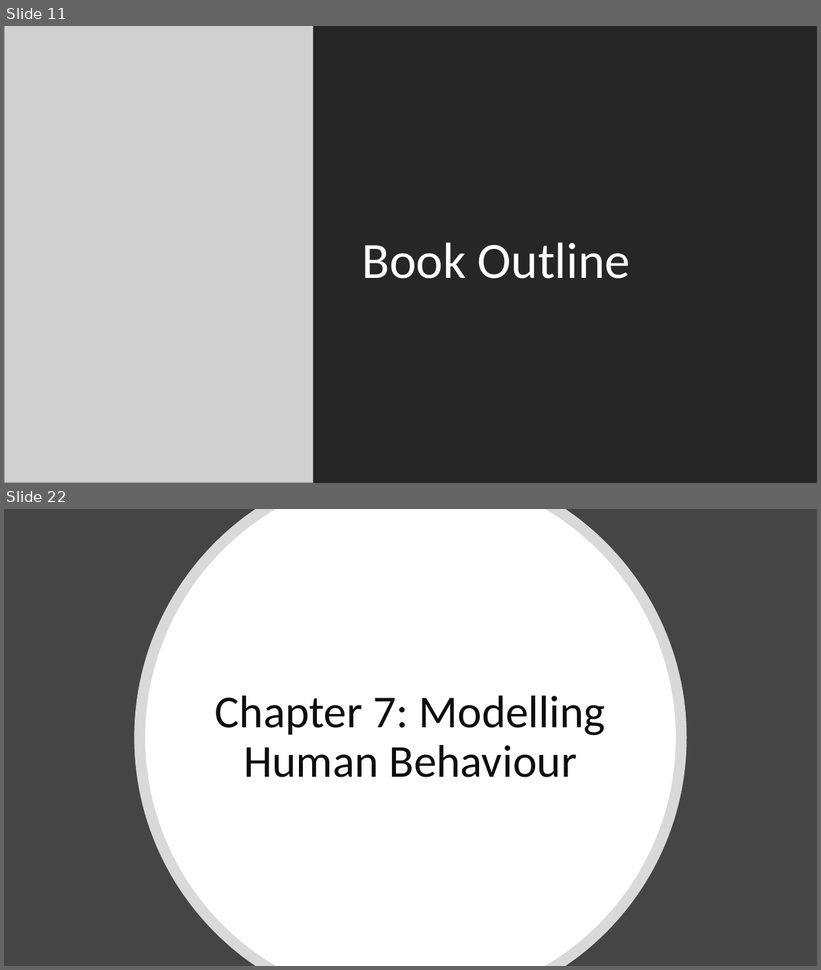
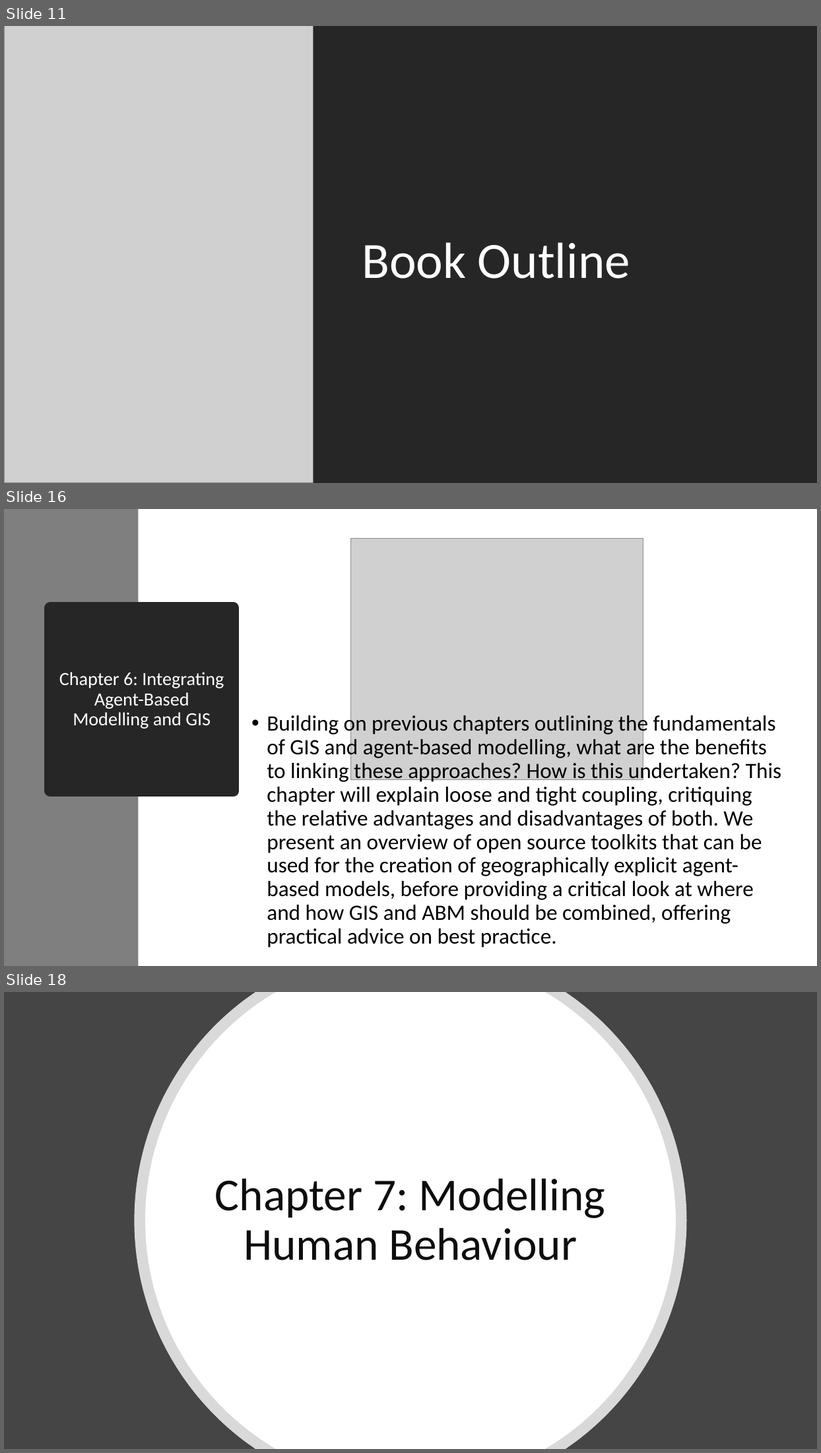
Before and after one commit to abmgis/abmgis, a slide deck: Chapter01-ABMGIS/Chapter1.pptx. Shown one above the other, each under a label of ours: slides 11 and 22 before the commit, slides 11, 16 and 18 after it; the slides between them are not shown. The pictures are 821x970 and 821x1453 pixels, drawn with LibreOffice and Linux fonts; fonts in the diff are those of the drawing; grey boxes stand for pictures. Boxes give left, top, right and bottom in pixels: in the first picture for what was removed or moved away, otherwise in the second. Text is boxed around its words. In the diff, an @@ line names an element or a change of style, - is before the commit and + after.

```diff
--- a/Chapter01-ABMGIS/Chapter1.pptx
+++ b/Chapter01-ABMGIS/Chapter1.pptx
@@ slide 16 added at bbox=[4, 509, 817, 966], background #FFFFFF @@
@@ rectangle added at bbox=[4, 509, 138, 966], fill #7F7F7F @@
@@ picture added at bbox=[350, 538, 644, 780] @@
@@ title added at bbox=[50, 609, 234, 791], fill #262626, outline #262626 13.75 pt, 22 pt, text #FFFFFF @@
+Chapter 6: Integrating Agent-Based Modelling and GIS
@@ text added at bbox=[267, 713, 781, 948], 25.9 pt, text #000000 @@
+• Building on previous chapters outlining the fundamentals of GIS and agent-based modelling, what are the benefits to linking these approaches? How is this undertaken? This chapter will explain loose and tight coupling, critiquing the relative advantages and disadvantages of both. We present an overview of open source toolkits that can be used for the creation of geographically explicit agent-based models, before providing a critical look at where and how GIS and ABM should be combined, offering practical advice on best practice.
@@ what was slide 22 is now slide 18 @@
```
Also in this commit, not shown: 3 slides changed, 7 other slides added, 11 slides removed.
